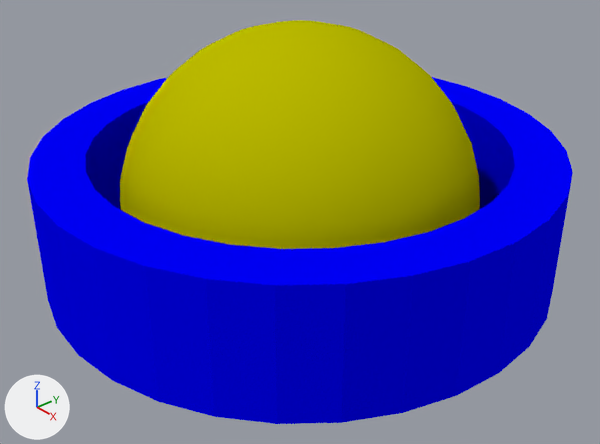
One commit to the Blender file castor/Assets/Models/Resources/rotationwidget.blend: the scene before it, then after it.
The view is the same before and after, from a camera (50 mm lens) standing at (2.217, -1.928, 1.494) and looking at (0.028, -0.024, -0.069). The lights are fixed; the arrows at lower left show +X, +Y and +Z.

The older version as bpy lines, for what is in view:
```python
me_cylinder_006 = bpy.data.meshes.new('Cylinder.006')
me_cylinder_006.from_pydata(...)  # 128 vertices, 128 faces; spans x -1.0..1.0, y -1.0..1.0, z -0.25..0.25
me_cylinder_006.materials.append(mat_rotationwidgetouterdonut)  # blue #0000ff
me_sphere = bpy.data.meshes.new('Sphere')
me_sphere.from_pydata(...)  # a UV sphere (32 segments, 16 rings, poles along z) spanning x -0.7..0.7, y -0.7..0.7, z -0.7..0.7
me_sphere.polygons.foreach_set('use_smooth', [True] * 512)
me_sphere.materials.append(mat_rotationwidgetinnersphere)  # yellow #bcbc00
ob_innersphere = bpy.data.objects.new('InnerSphere', me_sphere)
ob_innersphere.location = (0.0, 0.0, 0.0)
ob_outerdonut = bpy.data.objects.new('OuterDonut', me_cylinder_006)
ob_outerdonut.location = (0.0, 0.0, 0.0)
```
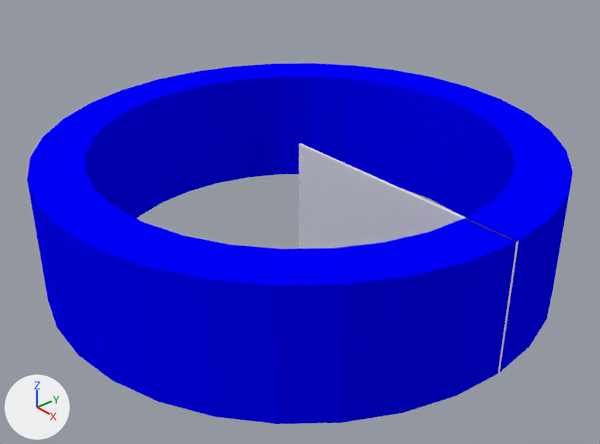
Patch to the scene script:
```diff
--- a/castor/Assets/Models/Resources/rotationwidget.blend.py
+++ b/castor/Assets/Models/Resources/rotationwidget.blend.py
@@ me_cube @@
+me_cube.from_pydata(...)  # a box spanning x -1.0..1.0, y -1.0..1.0, z -1.0..1.0
@@ ob_innersphere @@
 ob_innersphere.location = (0.0, 0.0, 0.0)
+ob_innersphere.hide_viewport = True
@@ ob_cube @@
+ob_cube = bpy.data.objects.new('Cube', me_cube)
+ob_cube.location = (0.5, 0.0, 0.0)
+ob_cube.scale = (0.5, 0.005, 0.25)
```

Boxes [x1, y1, x2, y2] around the edits, measured in the pictures (600 x 444 px):
'InnerSphere', hidden (yellow): before [120, 20, 480, 249]
'Cube', added: after [299, 143, 518, 373]
